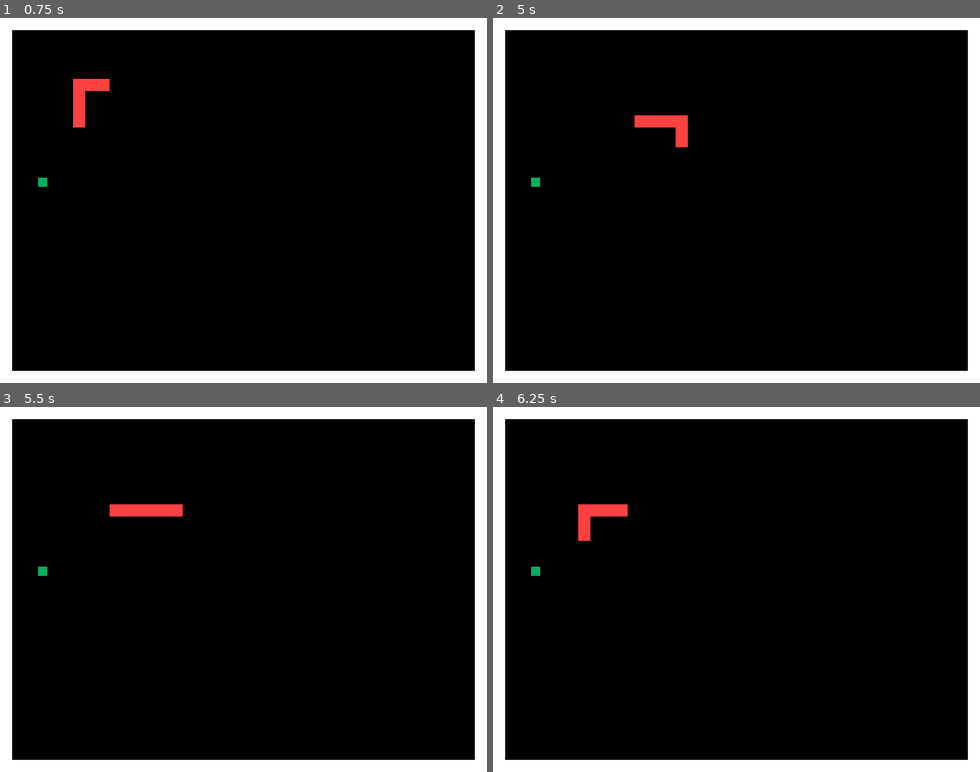
Above: before the commit, frames 1-4 (two rows, left to right).
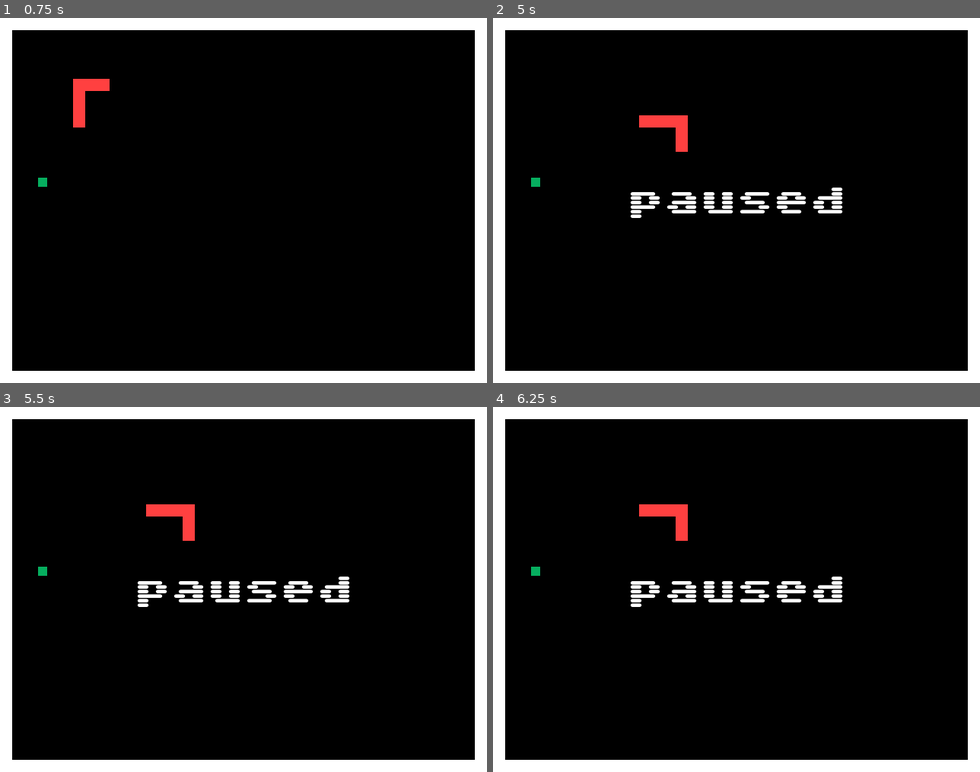
Above: after the commit, the same moments.

Repository: mkacik/godot-snek
Game: Godot game, scene res://scenes/main.tscn
Same seed, same stepped clock (60 frames per second), same inputs: the game is played once before the commit and once after it.
Inputs:
- Up to frame 1 (0.75 s): click "START" at 0.5 s
- Up to frame 2 (5 s): hold Right (move_right) 1.28-2.03 s; hold Down (move_down) 2.03-2.78 s; hold Right (move_right) 2.78-3.53 s; hold Up (move_up) 3.53-4.28 s; hold Left (move_left) from 4.28 s (still down); tap Escape (ui_cancel) at 4.9 s
- Up to frame 3 (5.5 s): keep holding Left (move_left)
- Up to frame 4 (6.25 s): release Left (move_left) at 5.78 s; hold Down (move_down) from 5.78 s (still down)

Frame 1 is identical in both runs. In frame 2, 1.4% of the frame differs, in the area x 28-72%, y 26-55%; in frame 3, 1.8%; in frame 4, 2.3%, in the area x 17-72%, y 26-55%.

Commit message:
Small cleanup and bugfixes
- remove `ceil` call from calculating movement delta for player, porting similar change from
  https://github.com/mkacik/godot-snek-hiragana
- correctly mark cell as empty after tail moves out of it
- add option to pause the game, including the animation of player and tail

Diff:
--- a/scenes/hud.gd
+++ b/scenes/hud.gd
@@ -3,18 +3,23 @@
 signal start_game
 
 func _ready() -> void:
-    $GameOverMessage.hide()
-    $StartButton.show()
+    pass
 
 func _process(_delta: float) -> void:
     pass
 
 func show_game_over_message():
     $GameOverMessage.show()
-    await get_tree().create_timer(3.0).timeout
-    $GameOverMessage.hide()
+    await get_tree().create_timer(2.0).timeout
     $StartButton.show()
 
+func show_paused_message():
+    $PausedMessage.show()
+
+func hide_paused_message():
+    $PausedMessage.hide()
+
 func _on_start_button_pressed() -> void:
+    $GameOverMessage.hide()
     $StartButton.hide()
     start_game.emit()
--- a/scenes/hud.tscn
+++ b/scenes/hud.tscn
@@ -1,13 +1,12 @@
 [gd_scene load_steps=3 format=3 uid="uid://ccmivnmm1cxdu"]
 
 [ext_resource type="Script" path="res://scenes/hud.gd" id="1_dcsrn"]
-[ext_resource type="Theme" uid="uid://ohbxnwpsmf82" path="res://theme.tres" id="1_r2ti2"]
+[ext_resource type="Theme" uid="uid://ohbxnwpsmf82" path="res://themes/main_theme.tres" id="1_r2ti2"]
 
 [node name="HUD" type="CanvasLayer"]
 script = ExtResource("1_dcsrn")
 
 [node name="StartButton" type="Button" parent="."]
-visible = false
 anchors_preset = 8
 anchor_left = 0.5
 anchor_top = 0.5
@@ -35,5 +34,20 @@
 theme = ExtResource("1_r2ti2")
 text = "GAME OVER"
 
-[connection signal="start_game" from="." to="." method="_on_start_game"]
+[node name="PausedMessage" type="Label" parent="."]
+visible = false
+anchors_preset = 8
+anchor_left = 0.5
+anchor_top = 0.5
+anchor_right = 0.5
+anchor_bottom = 0.5
+offset_left = -20.0
+offset_top = -11.5
+offset_right = 20.0
+offset_bottom = 11.5
+grow_horizontal = 2
+grow_vertical = 2
+theme = ExtResource("1_r2ti2")
+text = "paused"
+
 [connection signal="pressed" from="StartButton" to="." method="_on_start_button_pressed"]
--- a/scenes/level.gd
+++ b/scenes/level.gd
@@ -4,26 +4,29 @@
 const CELL_SIZE: int = Common.CELL_SIZE
 
 signal game_over
+signal game_paused
+signal game_unpaused
 
 @export var wall_scene: PackedScene
 @export var tail_scene: PackedScene
-@export var apple_scene: PackedScene
 
 var grid_size: Vector2
 var cells: Cells
+var paused: bool
+
+# One of cardinal directions (Vector.UP, etc.) or Vector2.ZERO
+var next_direction: Vector2
 
 # All relevant positions that need tracking, all expressed as grid cell.
 # Storing them in Level class allows for making moving child nodes cell-size
 # agnostic
-var next_direction
-
-var player_cell
-var player_target_cell
-
-var tail_end_cell
-var tail_end_target_cell
-
-var tail_segments = []
+var player_cell: Vector2
+var player_target_cell: Vector2
+var tail_end_cell: Vector2
+var tail_end_target_cell: Vector2
+
+# Stores scene instances created via spawn_tail_segment()
+var tail_segments: Array = []
 
 func _ready() -> void:
     $MoveTimer.wait_time = Common.MOVE_INTERVAL
@@ -34,6 +37,10 @@
     cells = Cells.new(grid_size)
 
 func _process(_delta: float) -> void:
+    # Do not capture inputs on pause screen, one can easily cheat like that :)
+    if paused:
+        return
+
     if Input.is_action_pressed("move_right"):
         if $Player.can_move(Vector2.RIGHT):
             next_direction = Vector2.RIGHT
@@ -47,6 +54,17 @@
         if $Player.can_move(Vector2.UP):
             next_direction = Vector2.UP
 
+func _input(event: InputEvent) -> void:
+    # level is hidden while on "start" page, it's invalid to toggle pause there
+    if !visible:
+        return
+
+    if event.is_action_pressed("ui_cancel"):
+        if paused:
+            unpause()
+        else:
+            pause()
+
 func spawn_wall(cell: Vector2, new_name: String) -> void:
     var wall = wall_scene.instantiate()
     wall.name = new_name
@@ -130,6 +148,20 @@
     get_tree().call_group("tail", "queue_free")
     tail_segments.clear()
 
+func pause():
+    paused = true
+    $MoveTimer.stop()
+    $Player.pause()
+    $TailEnd.pause()
+    game_paused.emit()
+
+func unpause():
+    game_unpaused.emit()
+    $Player.unpause()
+    $TailEnd.unpause()
+    $MoveTimer.start()
+    paused = false
+
 func tick() -> void:
     # 1. Move the player.
     player_target_cell = player_cell + next_direction
@@ -158,12 +190,10 @@
     player_cell = player_target_cell
 
 func _on_tail_end_finished_moving() -> void:
+    # Free the position tail just moved out of unless player is moving there
+    if tail_end_cell != player_target_cell:
+        cells.mark_free(tail_end_cell)
     tail_end_cell = tail_end_target_cell
-
-    # only if player is not moving into there in the meantime
-    # var player_target_grid_position = $Level/Player.target_position / cell_size
-    # if previous_tail_position != player_target_grid_position:
-    #    $Level.mark_grid_cell_unoccupied(previous_tail_position)
 
 func _on_player_apple_eaten() -> void:
     spawn_tail_segment(tail_end_target_cell)
--- a/scenes/level.tscn
+++ b/scenes/level.tscn
@@ -12,7 +12,6 @@
 script = ExtResource("1_tjnu4")
 wall_scene = ExtResource("2_arvb6")
 tail_scene = ExtResource("3_ki6ss")
-apple_scene = ExtResource("3_6tv26")
 
 [node name="MoveTimer" type="Timer" parent="."]
 
--- a/scenes/main.gd
+++ b/scenes/main.gd
@@ -6,9 +6,15 @@
 func _process(_delta: float) -> void:
     pass
 
-func new_game():
+func _on_hud_start_game() -> void:
     $Level.start()
 
-func game_over():
+func _on_level_game_over() -> void:
     $Level.stop()
     $HUD.show_game_over_message()
+
+func _on_level_game_paused() -> void:
+    $HUD.show_paused_message()
+
+func _on_level_game_unpaused() -> void:
+    $HUD.hide_paused_message()
--- a/scenes/main.tscn
+++ b/scenes/main.tscn
@@ -19,5 +19,7 @@
 
 [node name="HUD" parent="." instance=ExtResource("3_uv6ks")]
 
-[connection signal="game_over" from="Level" to="." method="game_over"]
-[connection signal="start_game" from="HUD" to="." method="new_game"]
+[connection signal="game_over" from="Level" to="." method="_on_level_game_over"]
+[connection signal="game_paused" from="Level" to="." method="_on_level_game_paused"]
+[connection signal="game_unpaused" from="Level" to="." method="_on_level_game_unpaused"]
+[connection signal="start_game" from="HUD" to="." method="_on_hud_start_game"]
--- a/scenes/player.gd
+++ b/scenes/player.gd
@@ -8,16 +8,20 @@
 
 var direction: Vector2
 var target_position: Vector2
+var paused: bool
 
 func _ready():
     pass
 
 func _process(delta: float):
+    if paused:
+        return
+
     if position == target_position:
         return
 
     var velocity = direction * Common.MOVE_ANIMATION_SPEED
-    var position_delta = ceil(velocity * delta)
+    var position_delta = velocity * delta
     position = Common.clamped(position + position_delta, position, target_position)
     if position == target_position:
         finished_moving.emit()
@@ -26,13 +30,21 @@
     position = new_position
     target_position = new_position
     direction = Vector2.ZERO
+    paused = false
     $CollisionShape2D.set_deferred("disabled", false)
 
 func stop() -> void:
     position = Vector2.ZERO
     target_position = Vector2.ZERO
     direction = Vector2.ZERO
+    paused = true
     $CollisionShape2D.set_deferred("disabled", true)
+
+func pause() -> void:
+    paused = true
+
+func unpause() -> void:
+    paused = false
 
 func move(new_position: Vector2) -> void:
     direction = (new_position - position).normalized()
--- a/scenes/tail_end.gd
+++ b/scenes/tail_end.gd
@@ -6,19 +6,29 @@
 
 var direction: Vector2
 var target_position: Vector2
+var paused: bool
 
 func _ready() -> void:
     pass
 
 func _process(delta: float) -> void:
+    if paused:
+        return
+
     if position == target_position:
         return
 
     var velocity = direction * Common.MOVE_ANIMATION_SPEED
-    var position_delta = ceil(velocity * delta)
+    var position_delta = velocity * delta
     position = Common.clamped(position + position_delta, position, target_position)
     if position == target_position:
         finished_moving.emit()
+
+func pause() -> void:
+    paused = true
+
+func unpause() -> void:
+    paused = false
 
 func move(new_target_position: Vector2) -> void:
     direction = (new_target_position - target_position).normalized()
Renamed: theme.tres -> themes/main_theme.tres
